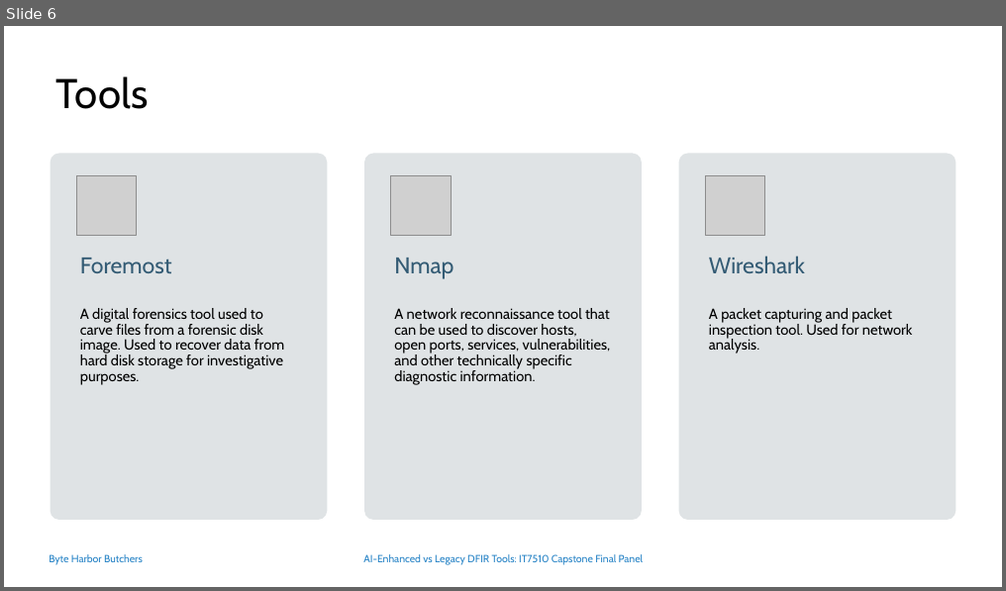
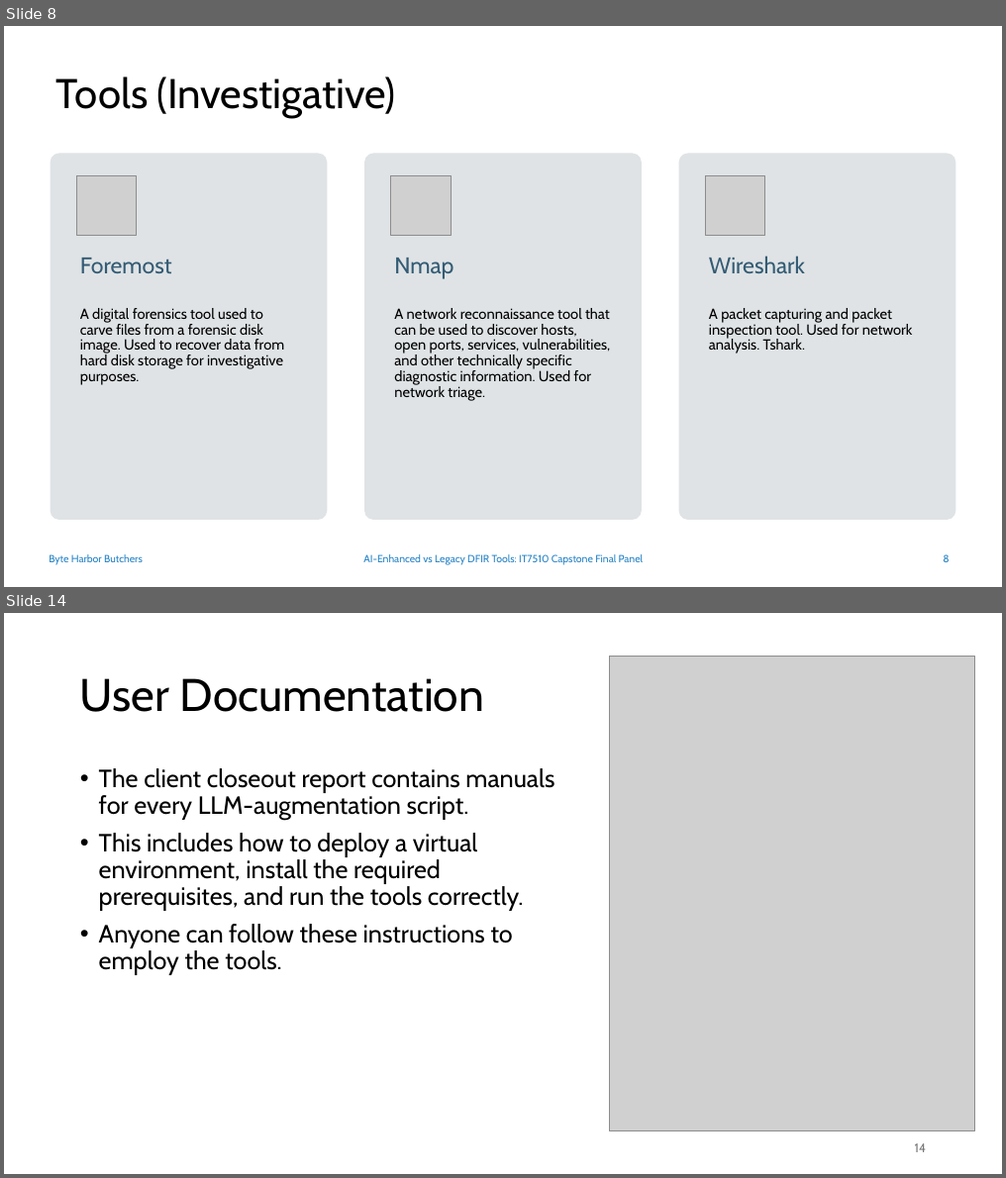
Before and after one commit to DavidSushames/BHB-Capstone, a slide deck: Academic Documents/Final Panel Presentation/Final Panel Slides 1.1 - DS.pptx. Shown one above the other, each under a label of ours: slide 6 before the commit, slides 8 and 14 after it; the slides between them are not shown. The pictures are 1006x591 and 1006x1178 pixels, drawn with LibreOffice and Linux fonts; fonts in the diff are those of the drawing; grey boxes stand for pictures; background and template pictures are left out. Boxes give left, top, right and bottom in pixels: in the first picture for what was removed or moved away, otherwise in the second. Text is boxed around its words. In the diff, an @@ line names an element or a change of style, - is before the commit and + after.

```diff
--- a/Academic Documents/Final Panel Presentation/Final Panel Slides 1.1 - DS.pptx
+++ b/Academic Documents/Final Panel Presentation/Final Panel Slides 1.1 - DS.pptx
@@ slide 14 added at [4, 613, 1002, 1174], background #FFFFFF @@
@@ picture added at [609, 657, 975, 1132] @@
@@ title added at [80, 678, 484, 712], 44 pt, text #000000 @@
+User Documentation
@@ text added at [99, 768, 554, 975], 24 pt, text #000000 @@
+• The client closeout report contains manuals for every LLM-augmentation script.
+• This includes how to deploy a virtual environment, install the required prerequisites, and run the tools correctly.
+• Anyone can follow these instructions to employ the tools.
@@ page number added at [915, 1144, 926, 1153], 12 pt, text #797979 @@
+14
@@ what was slide 6 is now slide 8 @@
@@ slide 8 changed as well @@
@@ title at [56, 76, 396, 118]: text changed @@
-Tools
+Tools (Investigative)
@@ text at [394, 308, 611, 401]: text changed @@
-A network reconnaissance tool that can be used to discover hosts, open ports, services, vulnerabilities, and other technically specific diagnostic information.
+A network reconnaissance tool that can be used to discover hosts, open ports, services, vulnerabilities, and other technically specific diagnostic information. Used for network triage.
@@ text at [709, 308, 913, 354]: text changed @@
-A packet capturing and packet inspection tool. Used for network analysis.
+A packet capturing and packet inspection tool. Used for network analysis. Tshark.
@@ page number added at [943, 555, 948, 563], 10 pt, text #2683C6 @@
+8
```
Also in this commit, not shown: 5 other slides changed, 15 other slides added, 9 slides removed, 2 other files.
